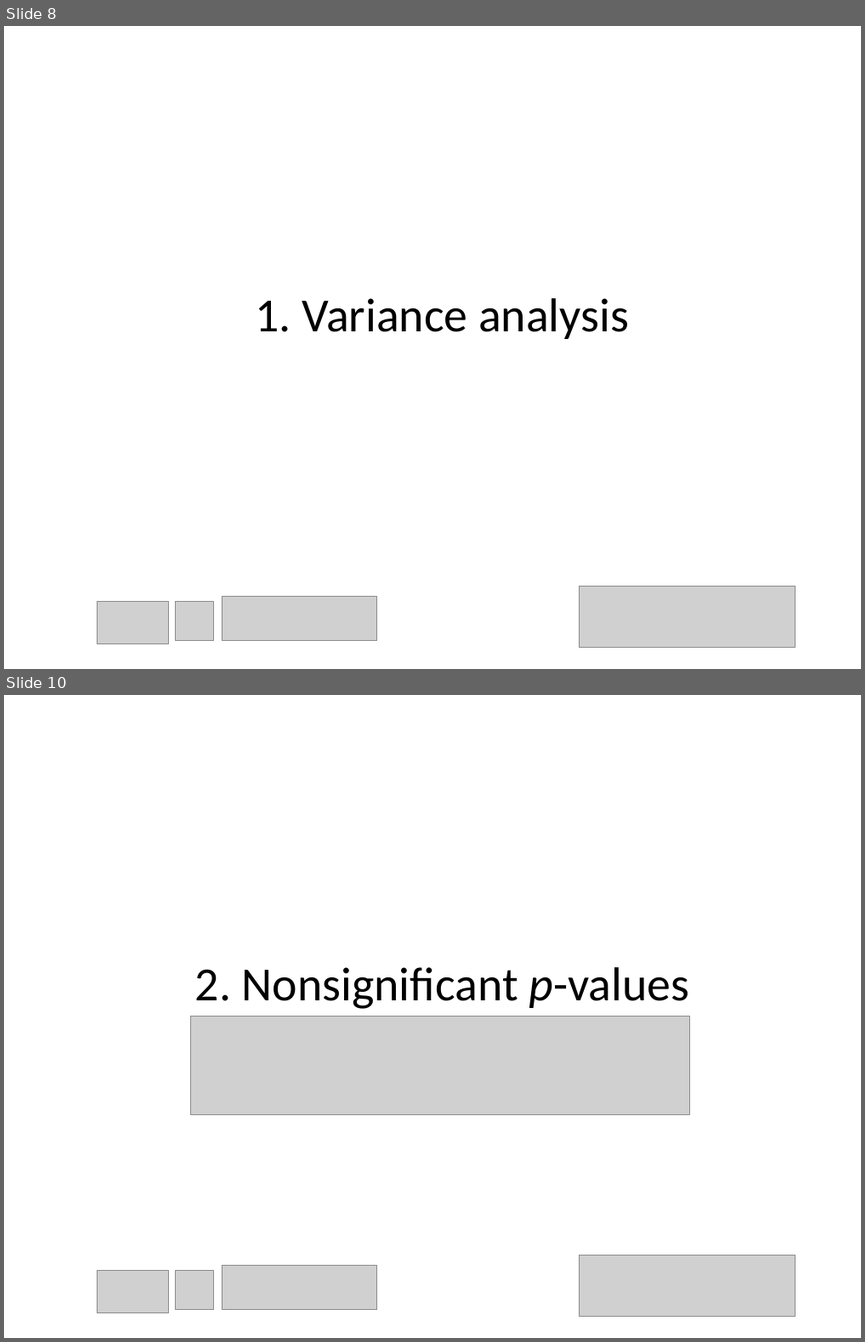
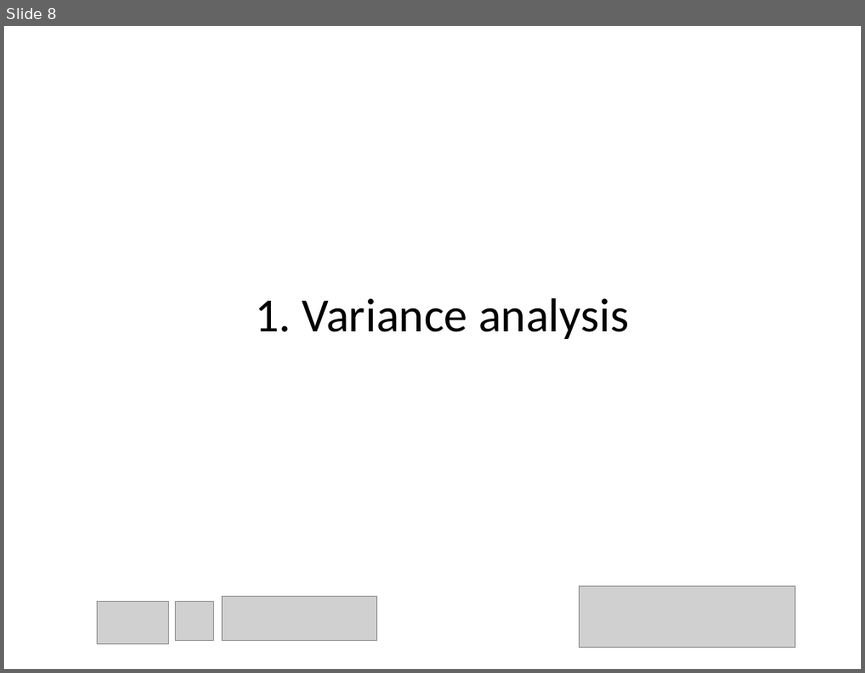
Before and after one commit to chartgerink/talks, a slide deck: 2015_2016/20160529 aps/how_to_detect_data_fab.odp. Shown one above the other, each under a label of ours: slides 8 and 10 before the commit, slide 8 after it; the slides between them are not shown. The pictures are 865x1342 and 865x673 pixels, drawn with LibreOffice and Linux fonts; fonts in the diff are those of the drawing; grey boxes stand for pictures. Boxes give left, top, right and bottom in pixels: in the first picture for what was removed or moved away, otherwise in the second. Text is boxed around its words. In the diff, an @@ line names an element or a change of style, - is before the commit and + after.

```diff
--- a/2015_2016/20160529 aps/how_to_detect_data_fab.odp
+++ b/2015_2016/20160529 aps/how_to_detect_data_fab.odp
@@ slide 10 removed at box(4, 695, 861, 1338), background #FFFFFF @@
@@ title removed at box(195, 967, 689, 1009) @@
-2. Nonsignificant p-values
@@ picture removed at box(191, 1016, 690, 1115) @@
@@ picture removed at box(579, 1255, 794, 1316) @@
@@ picture removed at box(98, 1270, 169, 1313) @@
@@ picture removed at box(175, 1270, 214, 1310) @@
@@ picture removed at box(222, 1265, 377, 1310) @@
```
Also in this commit, not shown: 5 slides changed, 4 slides added, 1 other slide removed, 7 other files.
